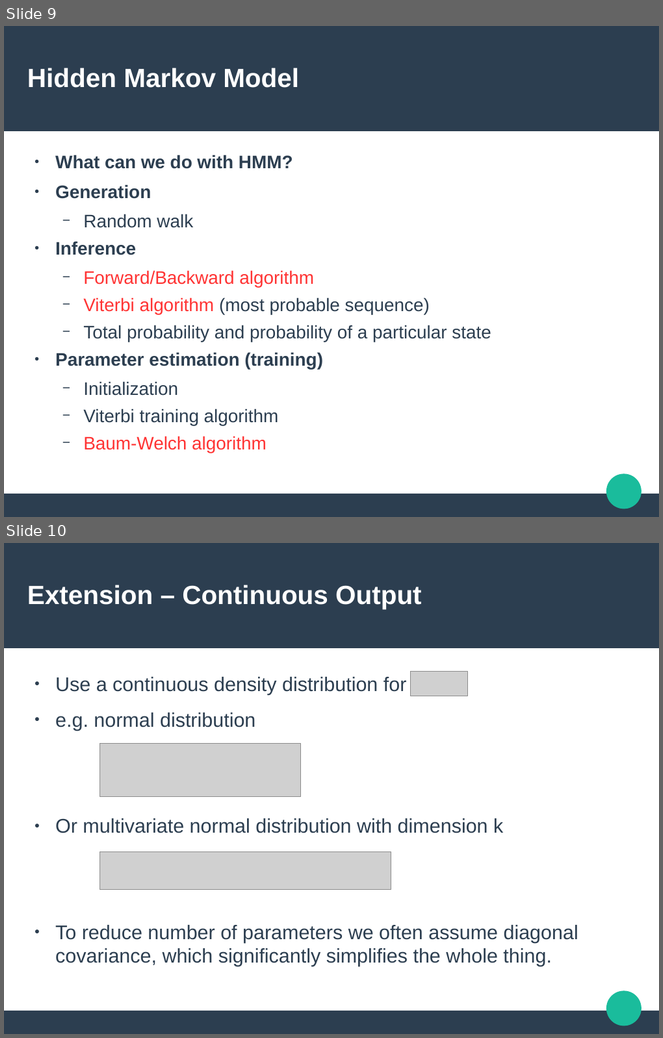
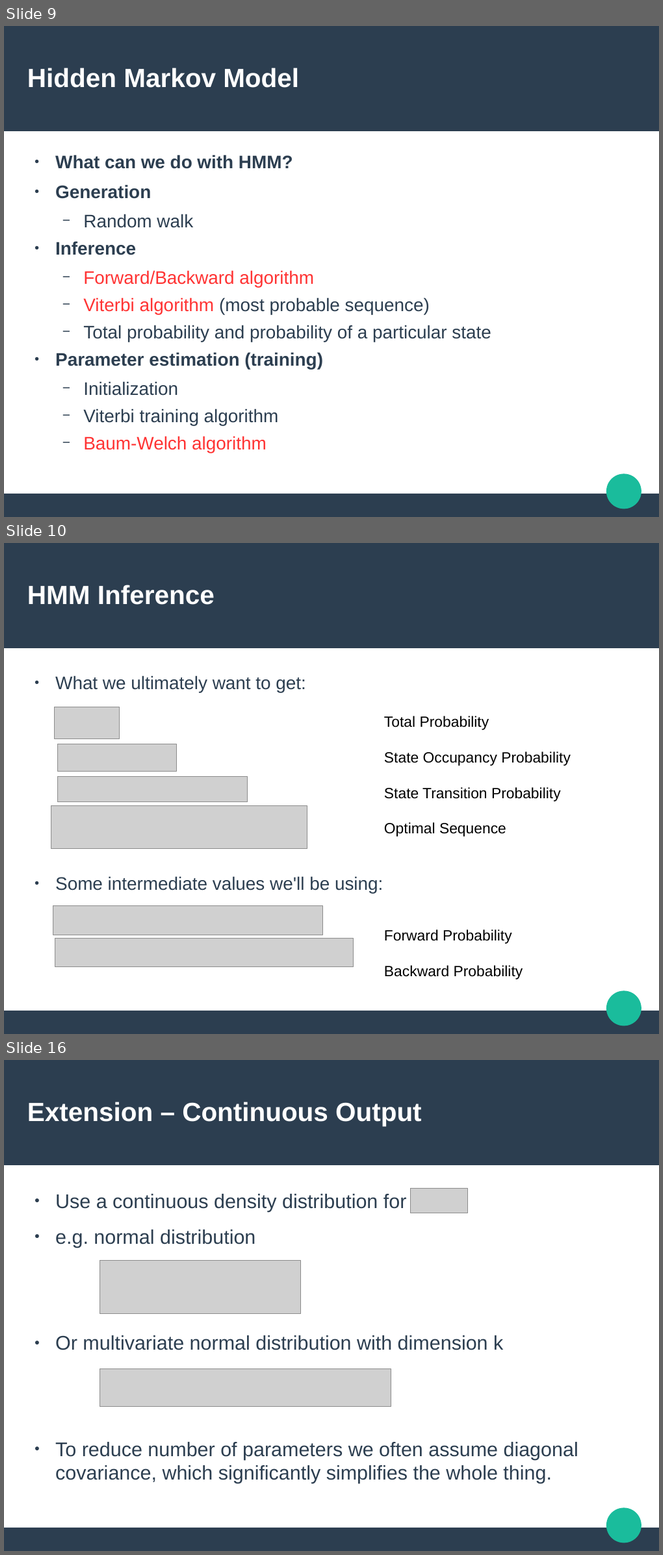
Before and after one commit to Sleepwalking/hmm-workshop, a slide deck: slides.odp. Shown one above the other, each under a label of ours: slides 9 and 10 before the commit, slides 9, 10 and 16 after it; the slides between them are not shown. The pictures are 663x1038 and 663x1555 pixels, drawn with LibreOffice and Linux fonts; fonts in the diff are those of the drawing; grey boxes stand for pictures. Boxes give left, top, right and bottom in pixels: in the first picture for what was removed or moved away, otherwise in the second. Text is boxed around its words. In the diff, an @@ line names an element or a change of style, - is before the commit and + after.

Commit message:
Add slides for HMM inference algorithms

```diff
--- a/slides.odp
+++ b/slides.odp
@@ slide 10 added at (x1=4, y1=543, x2=659, y2=1034), background #FFFFFF; not listed: 3 template elements that a slide beside it also shows @@
@@ title added at (x1=27, y1=585, x2=215, y2=605), 31.9 pt, text #FFFFFF, bold @@
+HMM Inference
@@ text added at (x1=55, y1=676, x2=383, y2=894), 22 pt, text #2C3E50 @@
+● What we ultimately want to get:
+● Some intermediate values we'll be using:
@@ picture added at (x1=55, y1=707, x2=119, y2=739) @@
@@ text added at (x1=384, y1=716, x2=571, y2=980), 18 pt, text #000000 @@
+Total Probability
+State Occupancy Probability
+State Transition Probability
+Optimal Sequence
+Forward Probability
+Backward Probability
@@ picture added at (x1=57, y1=744, x2=176, y2=771) @@
@@ picture added at (x1=57, y1=776, x2=248, y2=802) @@
@@ picture added at (x1=51, y1=806, x2=307, y2=849) @@
@@ picture added at (x1=53, y1=906, x2=322, y2=936) @@
@@ picture added at (x1=55, y1=938, x2=354, y2=967) @@
@@ what was slide 10 is now slide 16 @@
```
Also in this commit, not shown: 1 slide changed, 5 other slides added, 2 other files.
